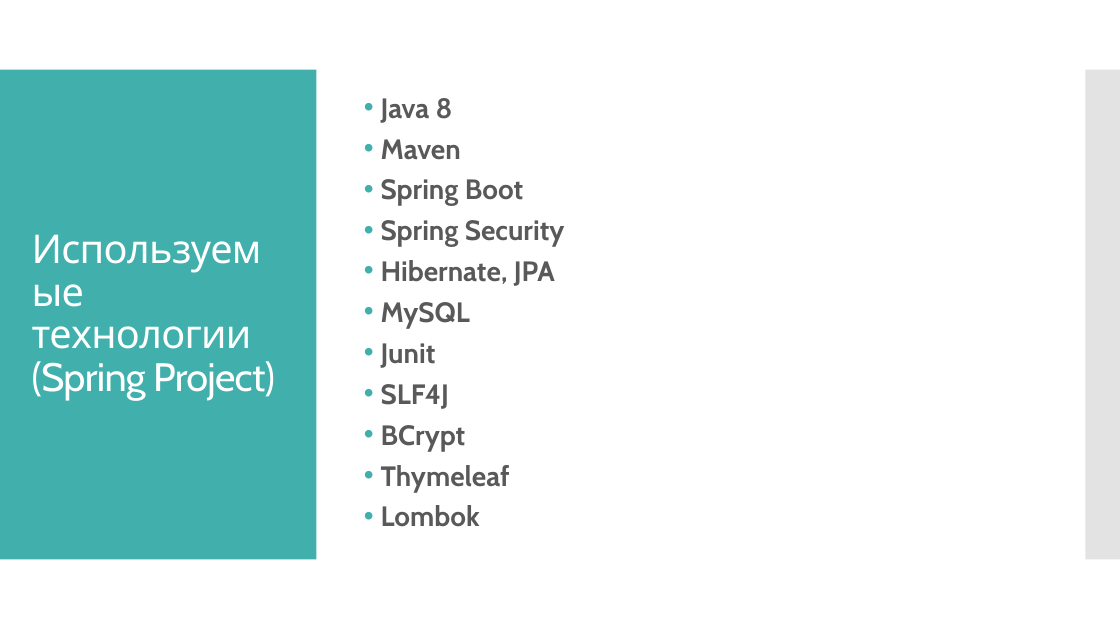
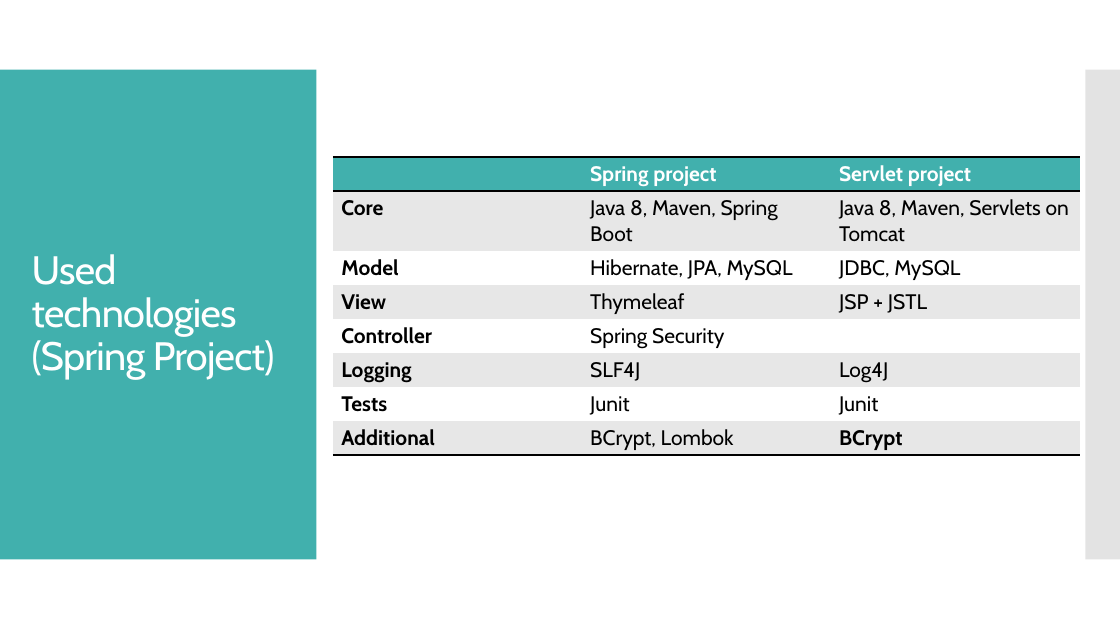
Before and after one commit to sittingonunicorn/beauty_salon_spring_project, a slide deck: slide 4 of Beauty Salon Project.pptx. Drawn at 1120x630 pixels with LibreOffice and Linux fonts; fonts in the diff are those of the drawing. Boxes give left, top, right and bottom in pixels: in the first picture for what was removed or moved away, otherwise in the second. Text is boxed around its words. In the diff, an @@ line names an element or a change of style, - is before the commit and + after.

```diff
--- a/Beauty Salon Project.pptx
+++ b/Beauty Salon Project.pptx
@@ text removed at (381,98,565,527) @@
-• Java 8
-• Maven
-• Spring Boot
-• Spring Security
-• Hibernate, JPA
-• MySQL
-• Junit
-• SLF4J
-• BCrypt
-• Thymeleaf
-• Lombok
@@ table added at (333,157,1079,454), 8 rows, 3 columns @@
+ | Spring project | Servlet project
+Core | Java 8, Maven, Spring Boot | Java 8, Maven, Servlets on Tomcat
+Model | Hibernate, JPA, MySQL | JDBC, MySQL
+View | Thymeleaf | JSP + JSTL
+Controller | Spring Security | 
+Logging | SLF4J | Log4J
+Tests | Junit | Junit
+Additional | BCrypt, Lombok | BCrypt
@@ title at (32,254,275,379): text changed @@
-Используемые технологии
-(Spring Project)
+Used technologies
+(Spring Project)
```
Also in this commit, not shown: 2 other slides changed, 2 slides added, 3 slides removed, 32 other files.
